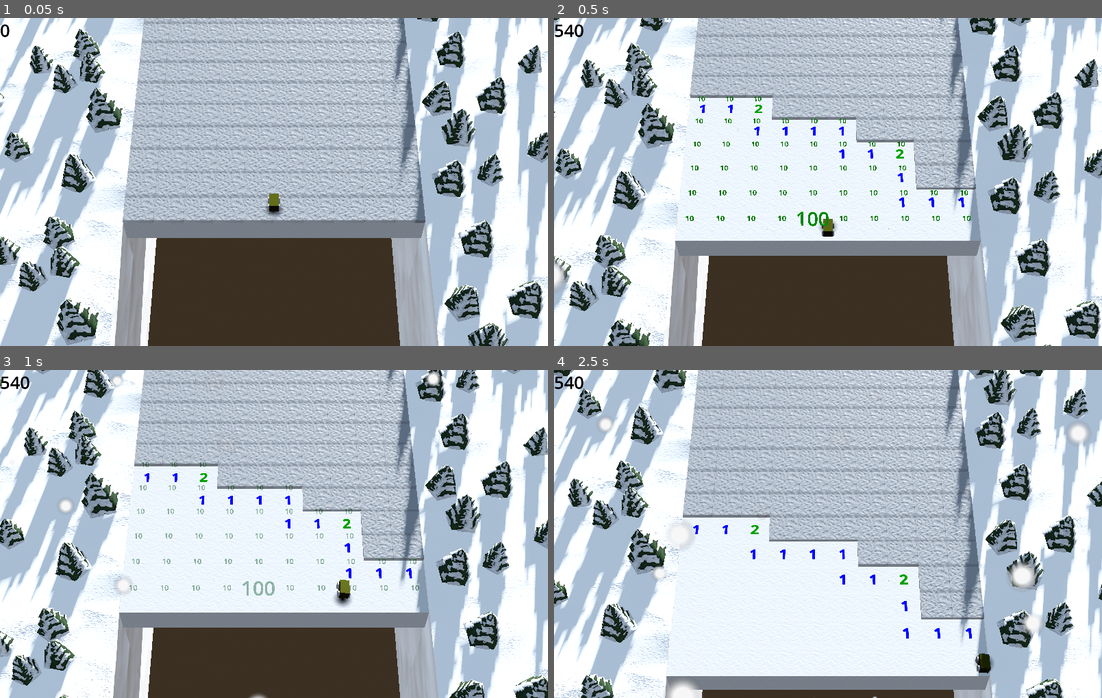
Above: before the commit, frames 1-4 (two rows, left to right).
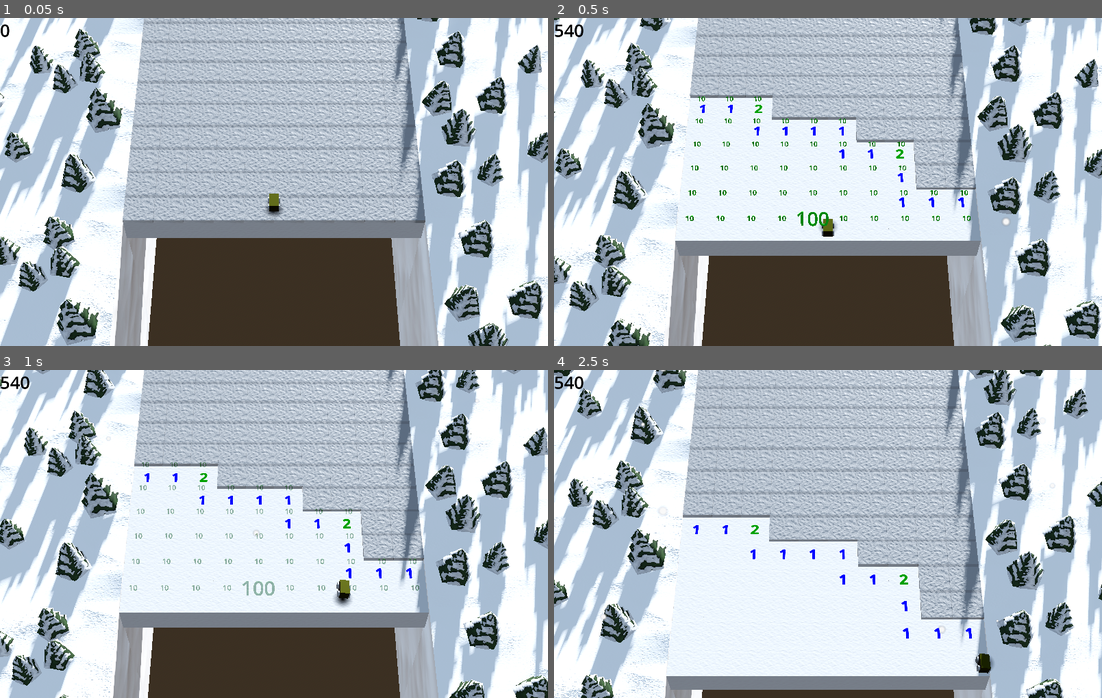
Above: after the commit, the same moments.

Repository: Blubtastic/minesweeper_2
Game: Godot game, scene res://Main.tscn
The game is run twice, just before and just after one commit, with the same random seed, the same clock (stepped at 60 frames per second) and the same inputs.
Inputs (mouse positions are in pixels of both pictures, inside the frame that each line leads up to):
- Up to frame 1 (0.05 s): no input
- Up to frame 2 (0.5 s): no input
- Up to frame 3 (1 s): tap Enter (ui_accept) at 0.5, 0.77 s; move the mouse to (394, 517) at 0.52 s; hold Right (ui_right) from 0.53 s (still down); tap O at 0.6 s; click (394, 517) at 0.67 s
- Up to frame 4 (2.5 s): release Right (ui_right) at 1.25 s; drag from (718, 550) to (800, 599) at 1.27 s; move the mouse to (882, 461) at 2.02 s; hold Right (ui_right) from 2.03 s (still down); tap Shift at 2.1 s

Frame 1 is identical in both runs. In frame 2, 0.1% of the frame differs, in the area x 0-84%, y 33-83%; in frame 3, 0.3%; in frame 4, 0.9%, in the area x 8-98%, y 0-100%.

Commit message:
fix: smaller snow

Diff:
--- a/Main.tscn
+++ b/Main.tscn
@@ -45,7 +45,7 @@
 script = ExtResource("3_rbuf0")
 
 [node name="Snow" parent="." instance=ExtResource("6_bv4rx")]
-transform = Transform3D(1, 0, 0, 0, 1, 0, 0, 0, 1, 0, -15.3732, -9.46496)
+transform = Transform3D(1, 0, 0, 0, 1, 0, 0, 0, 1, 0, -11.2124, -11.3809)
 
 [node name="Score" type="Label" parent="."]
 offset_right = 40.0
--- a/features/Snow/Snow.tscn
+++ b/features/Snow/Snow.tscn
@@ -36,8 +36,8 @@
 turbulence_noise_scale = 0.0
 
 [sub_resource type="Gradient" id="Gradient_avipg"]
-offsets = PackedFloat32Array(0.302083, 0.729167)
-colors = PackedColorArray(1, 1, 1, 1, 0.32549, 0.32549, 0.32549, 0)
+offsets = PackedFloat32Array(0.302083, 0.729167, 0.995614)
+colors = PackedColorArray(1, 1, 1, 1, 0.32549, 0.32549, 0.32549, 0, 0.32549, 0.32549, 0.32549, 0)
 
 [sub_resource type="GradientTexture2D" id="GradientTexture2D_dj78v"]
 gradient = SubResource("Gradient_avipg")
@@ -47,6 +47,7 @@
 [sub_resource type="StandardMaterial3D" id="StandardMaterial3D_88tjl"]
 transparency = 1
 shading_mode = 0
+specular_mode = 1
 vertex_color_use_as_albedo = true
 albedo_texture = SubResource("GradientTexture2D_dj78v")
 billboard_mode = 1
@@ -54,6 +55,7 @@
 
 [sub_resource type="QuadMesh" id="QuadMesh_t6son"]
 material = SubResource("StandardMaterial3D_88tjl")
+size = Vector2(0.25, 0.25)
 
 [node name="Snow" type="Node3D"]
 
